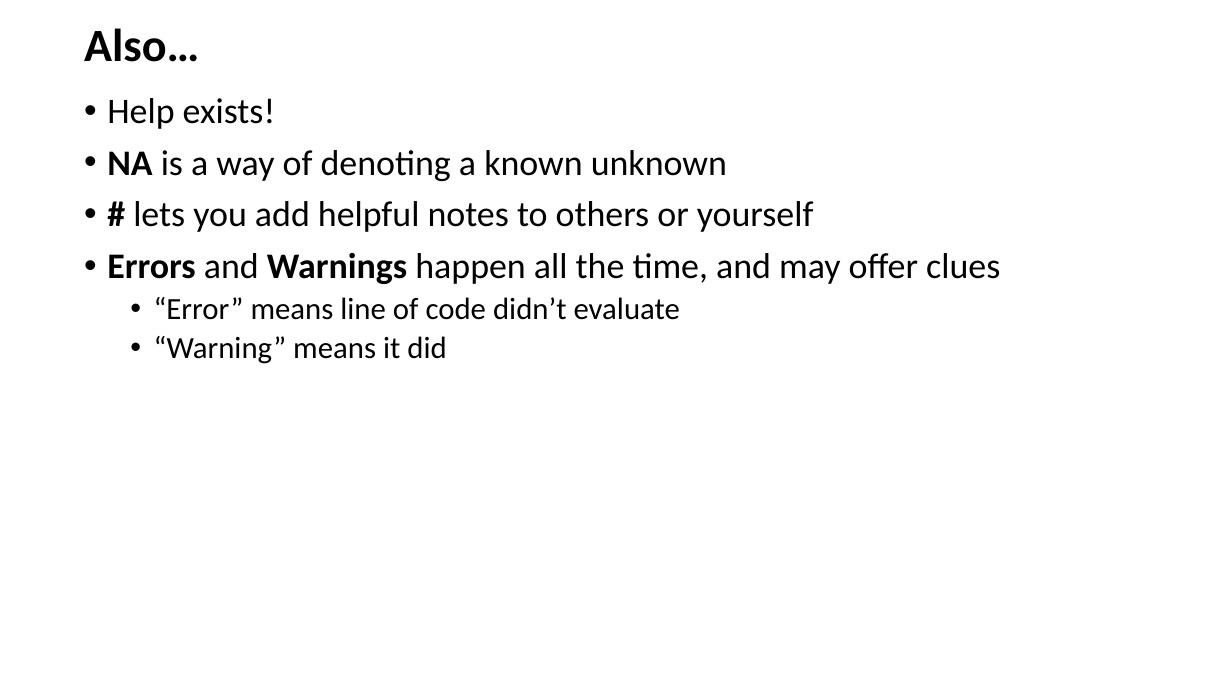
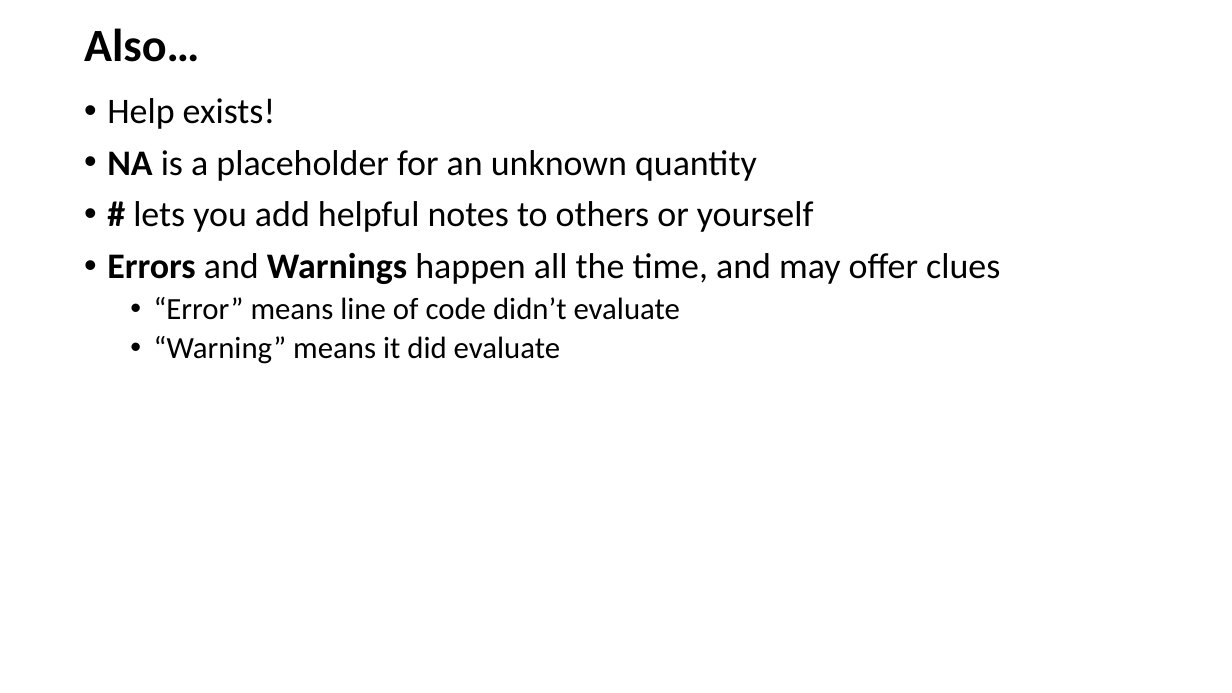
Before and after one commit to justinpriest/ADFG_R_Intro_Workshop, a slide deck: slide 42 of presentations/3 - Programming Basics 1 - Poke the Box.pptx. Drawn at 1232x693 pixels with LibreOffice and Linux fonts; fonts in the diff are those of the drawing. Boxes give left, top, right and bottom in pixels: in the first picture for what was removed or moved away, otherwise in the second. Text is boxed around its words. In the diff, an @@ line names an element or a change of style, - is before the commit and + after.

```diff
--- a/presentations/3 - Programming Basics 1 - Poke the Box.pptx
+++ b/presentations/3 - Programming Basics 1 - Poke the Box.pptx
@@ text at (x1=107, y1=150, x2=757, y2=181): text changed @@
-• NA is a way of denoting a known unknown
+• NA is a placeholder for an unknown quantity
@@ text at (x1=154, y1=336, x2=560, y2=364): text changed @@
-  • “Warning” means it did
+  • “Warning” means it did evaluate
```
Also in this commit, not shown: 4 other slides changed, 1 other file.
